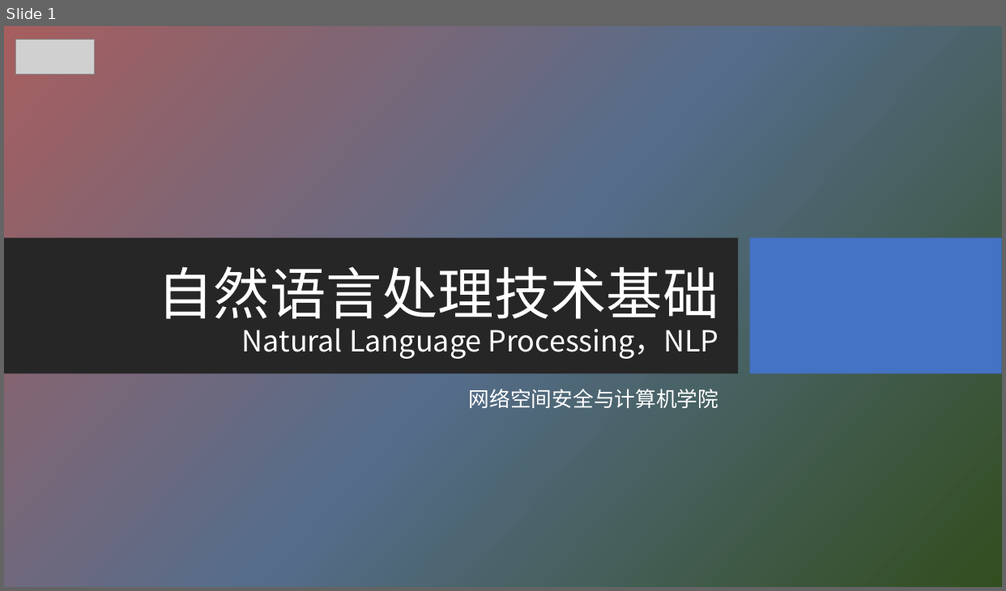
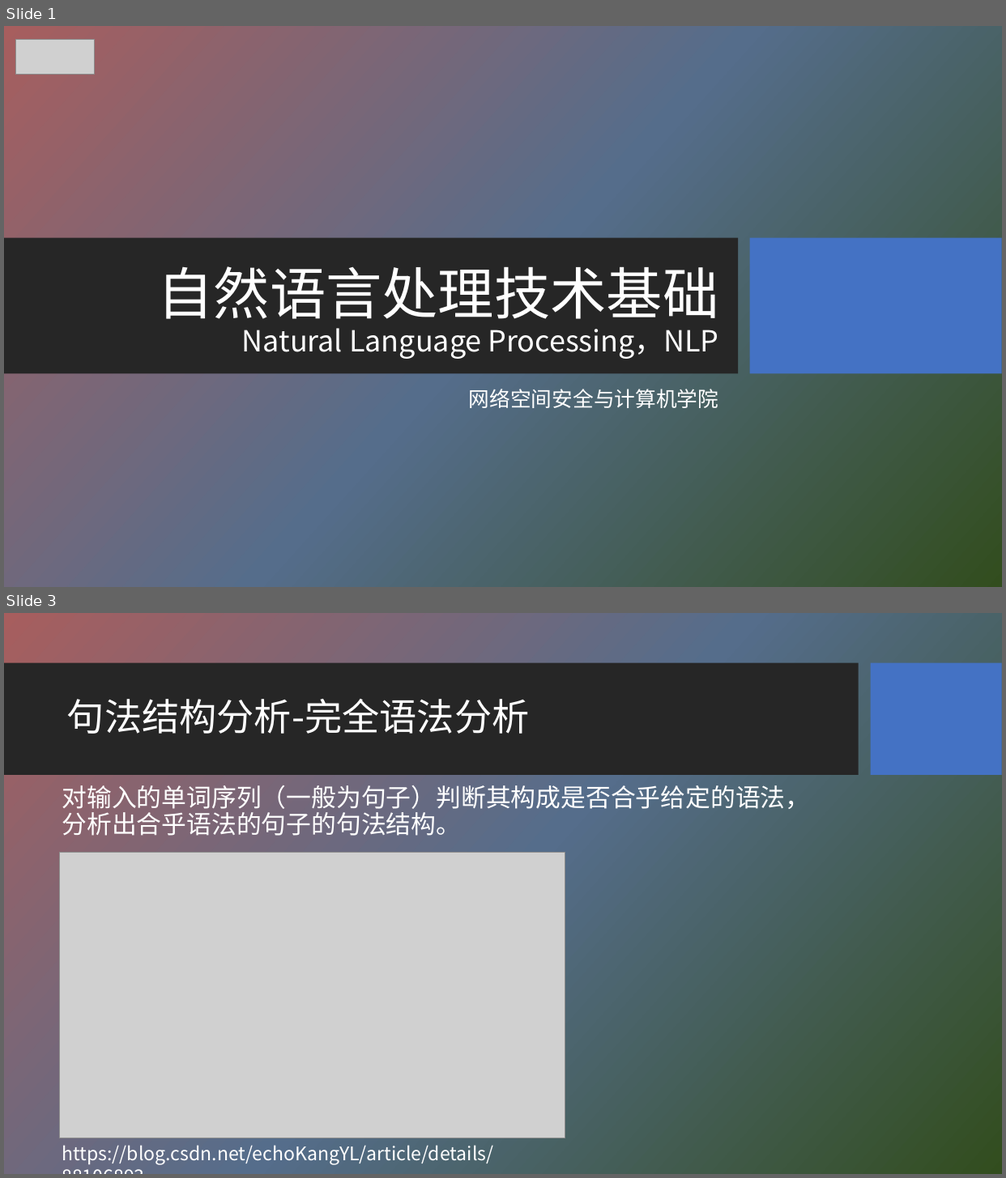
Before and after one commit to HBU/NLP_PPT, a slide deck: PPT-2020/ch08 句法分析.pptx. Shown one above the other, each under a label of ours: slide 1 before the commit, slides 1 and 3 after it; the slides between them are not shown. The pictures are 1006x591 and 1006x1178 pixels, drawn with LibreOffice and Linux fonts; fonts in the diff are those of the drawing; grey boxes stand for pictures; background and template pictures are left out. Boxes give left, top, right and bottom in pixels: in the first picture for what was removed or moved away, otherwise in the second. Text is boxed around its words. In the diff, an @@ line names an element or a change of style, - is before the commit and + after.

```diff
--- a/PPT-2020/ch08 句法分析.pptx
+++ b/PPT-2020/ch08 句法分析.pptx
@@ slide 3 added at box(4, 613, 1002, 1174), background picture (left out) @@
@@ rectangle added at box(4, 663, 859, 776), fill #262626 @@
@@ rectangle added at box(871, 663, 1002, 776), fill #4472C4 @@
@@ title added at box(67, 699, 529, 734), 36 pt, text #FFFFFF @@
+句法结构分析-完全语法分析
@@ text added at box(62, 784, 810, 836), 24 pt, text #FFFFFF @@
+对输入的单词序列（一般为句子）判断其构成是否合乎给定的语法，分析出合乎语法的句子的句法结构。
@@ picture added at box(59, 853, 565, 1139) @@
@@ text added at box(62, 1145, 493, 1165), 18 pt, text #FFFFFF @@
+https://blog.csdn.net/echoKangYL/article/details/88106893
```
Also in this commit, not shown: 2 slides changed, 9 other slides added, 5 slides removed, 1 other file.
